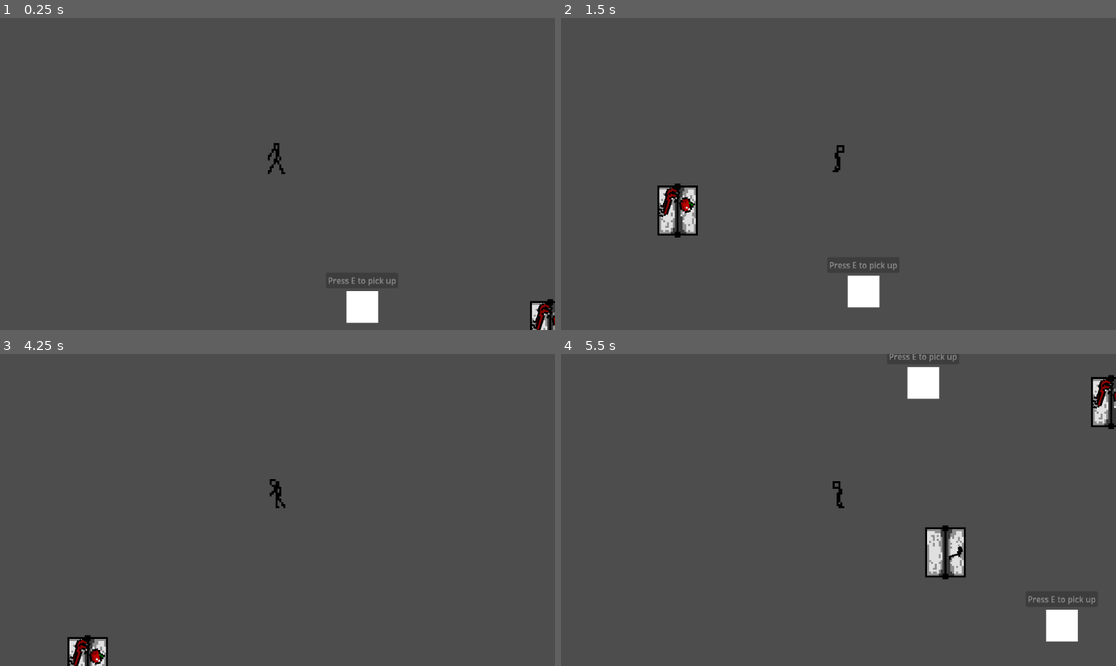
Above: before the commit, frames 1-4 (two rows, left to right).
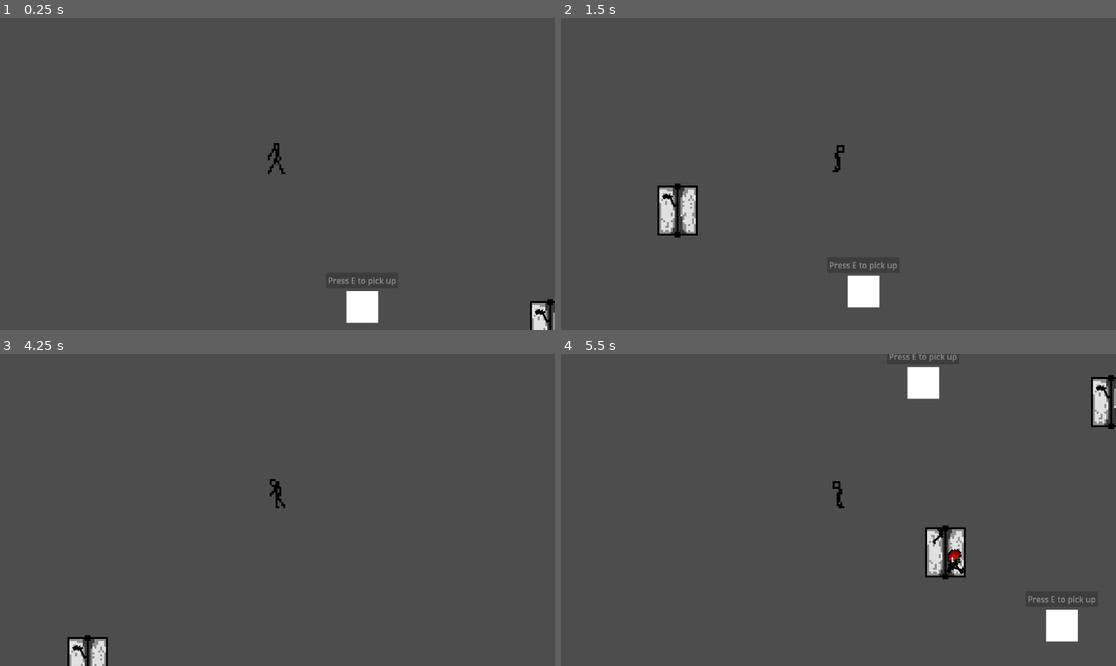
Above: after the commit, the same moments.

Repository: Azzty/projekt-kriminell
Game: Godot game, scene res://Scenes/game.tscn
Two runs of this game, one before a commit and one after it. Both use one fixed random seed, a clock stepped at 60 frames per second and the inputs below.
Inputs:
- Up to frame 1 (0.25 s): no input
- Up to frame 2 (1.5 s): hold D (move_right) 0.53-1.28 s; tap E at 0.6, 1.35 s; hold S (move_down) from 1.28 s (still down)
- Up to frame 3 (4.25 s): release S (move_down) at 2.03 s; hold D (move_right) 2.03-2.78 s; tap E at 2.1, 2.85, 3.6 s; hold W (move_up) 2.78-3.53 s; tap Enter at 3.5 s; hold A (move_left) from 3.53 s (still down)
- Up to frame 4 (5.5 s): tap E at 4.35, 5.1 s; release A (move_left) at 5.03 s; hold S (move_down) from 5.03 s (still down)

The runs differ from the first frame. In frame 1, 0.2% of the frame differs, in the area x 95-100%, y 91-100%; in frame 2, 0.3%; in frame 3, 0.3%; in frame 4, 0.4%, in the area x 66-100%, y 8-71%.

Commit message:
Lade till store
Lade till en affär scen

Det finns en customer som säger hej och vill ha något.
Dialog och namn finns i en separat JSON fil under characters.
Ingen interaktivitet förutom att gå från hej till begäran än.

Diff:
--- /dev/null
+++ b/Assets/Characters/character_names.json
@@ -0,0 +1,7 @@
+[
+	"Bob",
+	"Jason",
+	"Dumbass",
+	"Hectór",
+	"Gus"
+]
--- /dev/null
+++ b/Assets/Characters/character_responses.json
@@ -0,0 +1,37 @@
+{
+	"Default" : {
+		"greeting": [
+			"Hello!",
+			"Greetings.",
+			"Sup."
+		],
+		"request_gun": [
+			"You got any guns here?",
+			"Do you know where I could get a gun?"
+		],
+		"request_melee": [
+			"I am in need of some sort of hand-to-hand weapon.",
+			"I need a bat, crowbar, whatever. You got anything I can hit someone with?"
+		],
+		"request_accepted": [
+			"Thanks!",
+			"Great, I'll be back.",
+			"Good."
+		],
+		"request_denied": [
+			"Hmph.",
+			"Your loss.",
+			"Really? Alright then."
+		],
+		"item_given_correct": [
+			"Ah yes, good good good. Thank you!",
+			"Just what I wanted, thanks.",
+			"Awesome, this place is great!"
+		],
+		"item_given_incorrect": [
+			"What is this? I don't want this.",
+			"Wrong item buddy, I didn't ask for this.",
+			"Huh? I don't want that!"
+		]
+	}
+}
--- /dev/null
+++ b/Scenes/customer.tscn
@@ -0,0 +1,20 @@
+[gd_scene load_steps=4 format=3 uid="uid://pgle26v0aoqn"]
+
+[ext_resource type="Script" uid="uid://df0hkwcriuamj" path="res://Scripts/customer.gd" id="1_0v30w"]
+[ext_resource type="Texture2D" uid="uid://c0jjgn88ttecf" path="res://Assets/sprites/Ugly guy.png" id="1_fp685"]
+[ext_resource type="PackedScene" uid="uid://deum0uskaguoj" path="res://Scenes/speech_bubble.tscn" id="2_7c3kf"]
+
+[node name="Customer" type="Node2D"]
+script = ExtResource("1_0v30w")
+
+[node name="Sprite2D" type="Sprite2D" parent="."]
+scale = Vector2(5, 5)
+texture = ExtResource("1_fp685")
+
+[node name="SpeechBubble" parent="." instance=ExtResource("2_7c3kf")]
+offset_left = 63.0
+offset_top = -80.0
+offset_right = 213.0
+offset_bottom = 0.0
+
+[connection signal="user_clicked" from="SpeechBubble" to="." method="_on_speech_bubble_user_clicked"]
--- a/Scenes/game.tscn
+++ b/Scenes/game.tscn
@@ -23,23 +23,23 @@
 position = Vector2(0, 254)
 shape = SubResource("WorldBoundaryShape2D_qxrlw")
 
-[node name="shelf" parent="." instance=ExtResource("2_qxrlw")]
+[node name="Shelf" parent="." instance=ExtResource("3_i6g32")]
 position = Vector2(55, 157)
 
-[node name="shelf2" parent="." instance=ExtResource("2_qxrlw")]
+[node name="Shelf2" parent="." instance=ExtResource("3_i6g32")]
 position = Vector2(190, 168)
 
-[node name="shelf3" parent="." instance=ExtResource("2_qxrlw")]
+[node name="Shelf3" parent="." instance=ExtResource("3_i6g32")]
 position = Vector2(141, 79)
 
-[node name="PickupTest" parent="." instance=ExtResource("3_wrm1d")]
+[node name="PickupTest" parent="." instance=ExtResource("4_1l0tm")]
 position = Vector2(44, 69)
 scale = Vector2(0.261618, 0.261618)
 
-[node name="PickupTest2" parent="." instance=ExtResource("3_wrm1d")]
+[node name="PickupTest2" parent="." instance=ExtResource("4_1l0tm")]
 position = Vector2(238, 121)
 scale = Vector2(0.261618, 0.261618)
 
-[node name="PickupTest3" parent="." instance=ExtResource("3_wrm1d")]
+[node name="PickupTest3" parent="." instance=ExtResource("4_1l0tm")]
 position = Vector2(116, 195)
 scale = Vector2(0.261618, 0.261618)
--- a/Scenes/shelf.tscn
+++ b/Scenes/shelf.tscn
@@ -6,18 +6,18 @@
 [sub_resource type="RectangleShape2D" id="RectangleShape2D_pp4lf"]
 size = Vector2(6, 20)
 
-[node name="shelf" type="Node2D"]
+[node name="Shelf" type="Node2D"]
 script = ExtResource("1_pp4lf")
 
-[node name="shelf" type="StaticBody2D" parent="."]
+[node name="Shelf" type="StaticBody2D" parent="."]
 
-[node name="shelfshape0" type="CollisionShape2D" parent="shelf"]
+[node name="Shelfshape0" type="CollisionShape2D" parent="Shelf"]
 position = Vector2(-4, 0)
 shape = SubResource("RectangleShape2D_pp4lf")
 
-[node name="shelfshape1" type="CollisionShape2D" parent="shelf"]
+[node name="Shelfshape1" type="CollisionShape2D" parent="Shelf"]
 position = Vector2(5.5, 0)
 shape = SubResource("RectangleShape2D_pp4lf")
 
-[node name="Sprite2D" type="Sprite2D" parent="shelf"]
+[node name="Sprite2D" type="Sprite2D" parent="Shelf"]
 texture = ExtResource("1_ndc05")
--- /dev/null
+++ b/Scenes/speech_bubble.tscn
@@ -0,0 +1,54 @@
+[gd_scene load_steps=5 format=3 uid="uid://deum0uskaguoj"]
+
+[ext_resource type="FontFile" uid="uid://c6bxrr21jks66" path="res://Assets/fonts/dogicapixel.ttf" id="1_0ss60"]
+[ext_resource type="Script" uid="uid://mcnqw8wnd507" path="res://Scripts/speech_bubble.gd" id="1_f4c0y"]
+
+[sub_resource type="Gradient" id="Gradient_f4c0y"]
+colors = PackedColorArray(0.42, 0.42, 0.42, 1, 1, 1, 1, 1)
+
+[sub_resource type="GradientTexture1D" id="GradientTexture1D_5ioj6"]
+gradient = SubResource("Gradient_f4c0y")
+width = 4
+
+[node name="SpeechBubble" type="Panel"]
+custom_minimum_size = Vector2(150, 80)
+offset_right = 40.0
+offset_bottom = 40.0
+script = ExtResource("1_f4c0y")
+
+[node name="CharacterName" type="Label" parent="."]
+custom_minimum_size = Vector2(130, 0)
+layout_mode = 0
+offset_left = 10.0
+offset_right = 140.0
+offset_bottom = 23.0
+text = "Dumbass"
+autowrap_mode = 2
+
+[node name="Speech" type="Label" parent="."]
+custom_minimum_size = Vector2(130, 50)
+layout_mode = 0
+offset_left = 10.0
+offset_top = 30.0
+offset_right = 140.0
+offset_bottom = 80.0
+theme_override_fonts/font = ExtResource("1_0ss60")
+theme_override_font_sizes/font_size = 4
+text = "YOOO HELLO GUYS IM A LABEL N SHIT.
+I am speaking 😈😈😈. Im over here speaking my shit I got ears on my shit rn im a freak fr"
+autowrap_mode = 2
+
+[node name="Button" type="Button" parent="."]
+layout_mode = 0
+offset_left = 105.0
+offset_top = 81.0
+offset_right = 150.0
+offset_bottom = 93.0
+theme_override_fonts/font = ExtResource("1_0ss60")
+theme_override_font_sizes/font_size = 4
+text = "Continue"
+icon = SubResource("GradientTexture1D_5ioj6")
+alignment = 2
+expand_icon = true
+
+[connection signal="pressed" from="Button" to="." method="_on_button_pressed"]
--- /dev/null
+++ b/Scenes/store.tscn
@@ -0,0 +1,63 @@
+[gd_scene load_steps=10 format=3 uid="uid://cy3hndwwgd8fh"]
+
+[ext_resource type="PackedScene" uid="uid://pgle26v0aoqn" path="res://Scenes/customer.tscn" id="1_c3i85"]
+[ext_resource type="Texture2D" uid="uid://b31o3k82w6koe" path="res://Assets/sprites/apple.png" id="2_j65sj"]
+[ext_resource type="Texture2D" uid="uid://btxnkmuyohk2k" path="res://Assets/sprites/crowbar.png" id="3_w6sp3"]
+[ext_resource type="Texture2D" uid="uid://lmlu5h7ow51e" path="res://Assets/sprites/revolver.png" id="4_m7h4d"]
+
+[sub_resource type="Gradient" id="Gradient_i3rh0"]
+colors = PackedColorArray(0, 0, 0, 1, 0.548963, 0.548963, 0.548963, 1)
+
+[sub_resource type="GradientTexture2D" id="GradientTexture2D_voxcw"]
+gradient = SubResource("Gradient_i3rh0")
+fill_from = Vector2(0.0331492, 1)
+fill_to = Vector2(0, 0)
+
+[sub_resource type="Gradient" id="Gradient_c3i85"]
+offsets = PackedFloat32Array(1)
+colors = PackedColorArray(0.546, 0.563333, 0.65, 1)
+
+[sub_resource type="GradientTexture2D" id="GradientTexture2D_lkwxl"]
+gradient = SubResource("Gradient_c3i85")
+
+[sub_resource type="RectangleShape2D" id="RectangleShape2D_lkwxl"]
+size = Vector2(166, 32)
+
+[node name="Store" type="Node2D"]
+
+[node name="Background" type="Sprite2D" parent="."]
+z_index = -1
+scale = Vector2(4.5, 2.53125)
+texture = SubResource("GradientTexture2D_voxcw")
+
+[node name="Camera2D" type="Camera2D" parent="."]
+zoom = Vector2(4, 4)
+
+[node name="Customer" parent="." instance=ExtResource("1_c3i85")]
+position = Vector2(-70, 1)
+
+[node name="Counter" type="Area2D" parent="."]
+position = Vector2(0, 48)
+scale = Vector2(1.52, 2)
+
+[node name="Sprite2D" type="Sprite2D" parent="Counter"]
+scale = Vector2(2.6, 0.519999)
+texture = SubResource("GradientTexture2D_lkwxl")
+
+[node name="CollisionShape2D" type="CollisionShape2D" parent="Counter"]
+shape = SubResource("RectangleShape2D_lkwxl")
+
+[node name="Crowbar" type="Sprite2D" parent="."]
+position = Vector2(-85, 55)
+scale = Vector2(2, 2)
+texture = ExtResource("3_w6sp3")
+
+[node name="Apple" type="Sprite2D" parent="."]
+position = Vector2(26, 38)
+scale = Vector2(2, 2)
+texture = ExtResource("2_j65sj")
+
+[node name="Revolver" type="Sprite2D" parent="."]
+position = Vector2(-21, 47)
+scale = Vector2(2, 2)
+texture = ExtResource("4_m7h4d")
--- /dev/null
+++ b/Scripts/customer.gd
@@ -0,0 +1,48 @@
+extends Node2D
+
+const CHARACTER_RESPONSES: Dictionary = preload("res://Assets/Characters/character_responses.json").data
+const CHARACTER_NAMES: Array = preload("res://Assets/Characters/character_names.json").data
+
+@onready var speech_bubble: Panel = $SpeechBubble
+
+# The diffrerent states the customer can be in
+enum States {
+	GREETING,
+	REQUESTING,
+	REQUEST_ACCEPTED,
+	REQUEST_DENIED,
+	WAITING,
+	LEAVING
+}
+
+@export var state := States.GREETING
+
+# Called when the node enters the scene tree for the first time.
+func _ready() -> void:
+	var char_name = CHARACTER_NAMES[randi() % CHARACTER_NAMES.size()]
+	var greetText = CHARACTER_RESPONSES.Default.greeting[randi() % CHARACTER_RESPONSES.Default.greeting.size()]
+	speech_bubble.char_name = char_name
+	speech_bubble.text = greetText
+
+# Called every frame. 'delta' is the elapsed time since the previous frame.
+func _process(delta: float) -> void:
+	pass
+
+# Asks for something
+func _make_request():
+	var choice = ["Heads", "Tails"][randi() % 2]
+	if choice == "Heads":
+		var request = CHARACTER_RESPONSES.Default.request_gun
+		var requestText = request[randi() % request.size()]
+		speech_bubble.text = requestText
+	else:
+		var request = CHARACTER_RESPONSES.Default.request_melee
+		var requestText = request[randi() % request.size()]
+		speech_bubble.text = requestText
+
+# When the user clicks the "Continue" button
+func _on_speech_bubble_user_clicked() -> void:
+	if state == States.GREETING: # If has greeted then request something
+		state = States.REQUESTING
+		_make_request()
+	pass # Replace with function body.
--- a/Scripts/game_manager.gd
+++ b/Scripts/game_manager.gd
@@ -10,10 +10,6 @@
 	pass # Replace with function body.
 
 
-# Called every frame. 'delta' is the elapsed time since the previous frame.
-func _process(delta: float) -> void:
-	pass
-
 func add_item_to_inventory(item: Sprite2D) -> void:
 	inventory.append(item)
 	print(item, "added to inventory")
--- a/Scripts/pickup_test.gd
+++ b/Scripts/pickup_test.gd
@@ -2,11 +2,11 @@
 
 @onready var button: Button = $Button
 
-func _on_body_entered(_body: Node2D) -> void:
+func _on_body_entered() -> void:
 	button.visible = true
 	button.disabled = false
 
-func _on_body_exited(_body: Node2D) -> void:
+func _on_body_exited() -> void:
 	button.visible = false
 	button.disabled = true
 
--- a/Scripts/place_on_shelf.gd
+++ b/Scripts/place_on_shelf.gd
@@ -6,8 +6,8 @@
 
 const ITEMS = [APPLE, CROWBAR, REVOLVER]
 
-@onready var shelfshape_0: CollisionShape2D = $shelf/shelfshape0
-@onready var shelfshape_1: CollisionShape2D = $shelf/shelfshape1
+@onready var shelfshape_0: CollisionShape2D = $Shelf/Shelfshape0
+@onready var shelfshape_1: CollisionShape2D = $Shelf/Shelfshape1
 const font = preload("res://Assets/fonts/dogicapixel.ttf")
 
 signal add_item_to_inventory
--- /dev/null
+++ b/Scripts/speech_bubble.gd
@@ -0,0 +1,49 @@
+extends Panel
+
+signal char_name_changed
+signal text_changed
+signal user_clicked
+
+var fade_in_playing = false
+
+@export var char_name: String = "NAME":
+	set(value):
+		if char_name != value:
+			char_name = value
+			char_name_changed.emit()
+@export var text: String = "SAMPLE TEXT":
+	set(value):
+		if text != value:
+			text = value
+			text_changed.emit()
+
+@onready var character_name_label: Label = $CharacterName
+@onready var speech_label: Label = $Speech
+
+# Called when the node enters the scene tree for the first time.
+func _ready() -> void:
+	char_name_changed.connect(_update_textbox)
+	text_changed.connect(_update_textbox)
+
+	character_name_label.text = char_name
+	speech_label.text = text
+	_fade_in()
+
+# Updates the text in the labels
+func _update_textbox():
+	character_name_label.text = char_name
+	speech_label.text = text
+
+func _on_button_pressed() -> void:
+	user_clicked.emit()
+	_fade_in()
+
+# Fades in the dialouge box
+func _fade_in():
+	if fade_in_playing: return
+	fade_in_playing = true
+	modulate = Color.TRANSPARENT
+	var fade_in = self.create_tween()
+	fade_in.tween_property(self, "modulate", Color.WHITE, 1)
+	fade_in.connect("finished", func(): fade_in_playing = false)
+	fade_in.play()
Binary file added: Assets/sprites/Ugly guy.png
Not shown, added: Assets/sprites/Ugly guy.png.import
Not shown: 2 places in Scenes/game.tscn that only renumber resources
Not shown, added: Scripts/customer.gd.uid
Not shown, added: Scripts/speech_bubble.gd.uid
Not shown, added: Piskel files/Ugly guy.piskel
